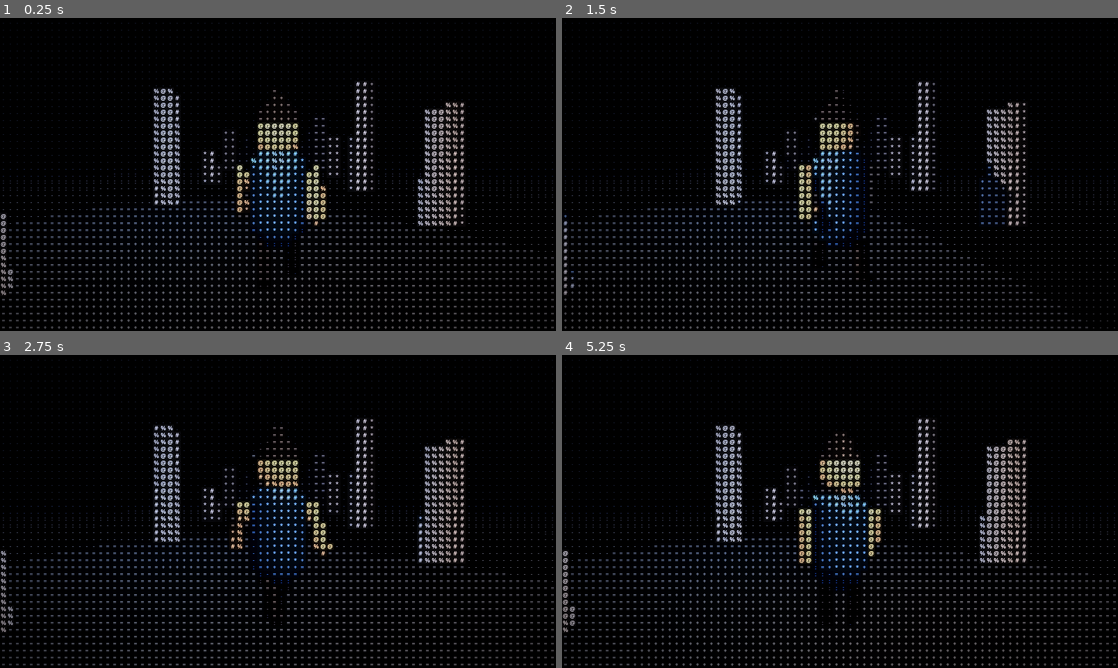
Above: before the commit, frames 1-4 (two rows, left to right).
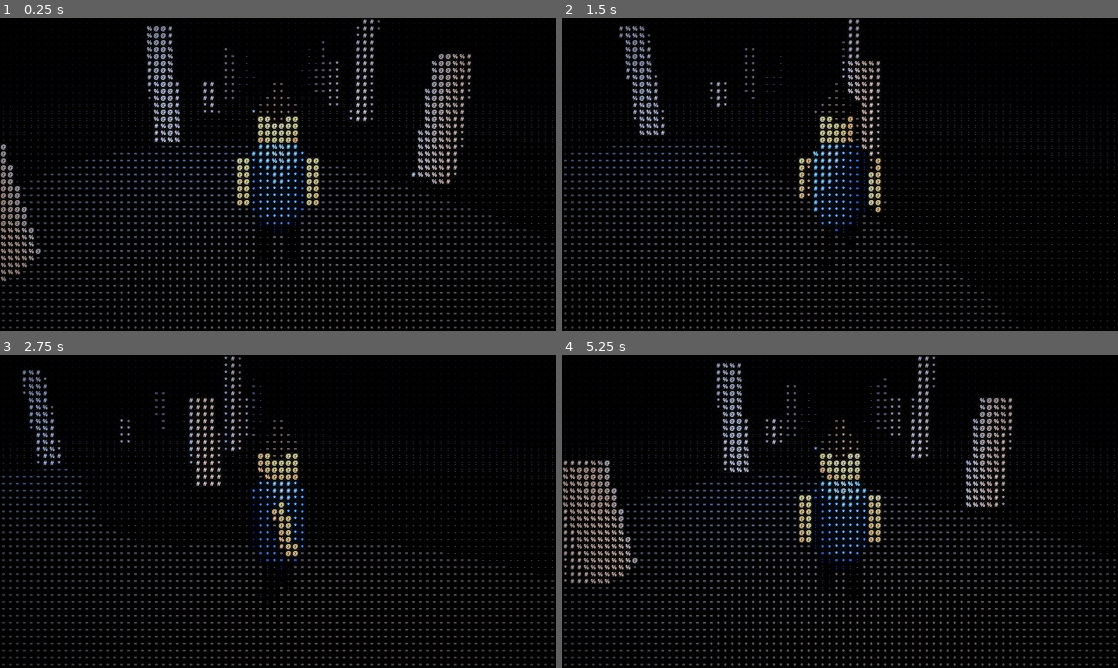
Above: after the commit, the same moments.

Repository: arteick/proxy-test
Game: Godot game, scene res://main.tscn
Two runs of this game, one before a commit and one after it. Both use one fixed random seed, a clock stepped at 60 frames per second and the inputs below.
Inputs (mouse positions are in pixels of both pictures, inside the frame that each line leads up to):
- Up to frame 1 (0.25 s): no input
- Up to frame 2 (1.5 s): move the mouse to (962, 158) at 0.52 s; hold D 0.53-1.28 s; click (962, 158) at 0.67 s; move the mouse to (728, 190) at 1.27 s; hold S from 1.28 s (still down); click (728, 190) at 1.42 s
- Up to frame 3 (2.75 s): move the mouse to (333, 442) at 2.02 s; release S at 2.03 s; hold D from 2.03 s (still down); click (333, 442) at 2.17 s
- Up to frame 4 (5.25 s): move the mouse to (812, 574) at 2.77 s; release D at 2.78 s; hold W 2.78-3.53 s; click (812, 574) at 2.92 s; move the mouse to (1006, 558) at 3.52 s; hold A 3.53-5.03 s; click (1006, 558) at 3.67 s; move the mouse to (673, 464) at 4.27 s; click (673, 464) at 4.42 s; move the mouse to (867, 511) at 5.02 s; hold S from 5.03 s (still down); click (867, 511) at 5.17 s

The runs differ from the first frame. In frame 1, 6.8% of the frame differs, in the area x 0-100%, y 0-100%; in frame 2, 6.9%; in frame 3, 6.7%; in frame 4, 8.9%.

Commit message:
Чат: управление героем WASD и коллизии

Diff:
--- /dev/null
+++ b/godot/scripts/move.gd
@@ -0,0 +1,22 @@
+# Логика движения героя без зависимости от сцены (тестируется headless).
+
+# Вектор желаемого движения по плоскости XZ: wasd — ввод (x вправо, y вперёд), yaw — поворот камеры.
+static func wish_dir(wasd: Vector2, yaw: float) -> Vector3:
+	if wasd == Vector2.ZERO:
+		return Vector3.ZERO
+	var v := wasd.normalized()
+	return Vector3(v.x, 0.0, -v.y).rotated(Vector3.UP, yaw)
+
+# Выталкивает точку из круглых препятствий: Vector3(x, z, радиус).
+static func resolve(pos: Vector3, hero_r: float, colliders: Array) -> Vector3:
+	for c in colliders:
+		var d := Vector2(pos.x - c.x, pos.z - c.y)
+		var min_d: float = c.z + hero_r
+		if d.length() < min_d:
+			d = d.normalized() if d.length() > 0.0001 else Vector2.RIGHT
+			pos.x = c.x + d.x * min_d
+			pos.z = c.y + d.y * min_d
+	return pos
+
+static func step(pos: Vector3, dir: Vector3, speed: float, dt: float, hero_r: float, colliders: Array) -> Vector3:
+	return resolve(pos + dir * speed * dt, hero_r, colliders)
--- a/godot/scripts/world.gd
+++ b/godot/scripts/world.gd
@@ -1,8 +1,15 @@
 extends Node3D
 const Ascii = preload("res://scripts/ascii.gd")
+const Move = preload("res://scripts/move.gd")
 # Сцена целиком в коде: колонны, персонаж, свет, камера и ASCII-постобработка.
 
 const FAR := 60.0
+const SPEED := 5.0
+const HERO_R := 0.45
+
+var colliders: Array = []
+var yaw := 0.0
+var moving := false
 
 var cam: Camera3D
 var key: OmniLight3D
@@ -45,7 +52,10 @@
 		var h := 2.0 + (i % 4) * 1.2
 		var c := CylinderMesh.new()
 		c.top_radius = 0.5; c.bottom_radius = 0.6; c.height = h
-		_mesh(c, stone, Vector3((1 if i % 2 else -1) * 4.5, h / 2.0, -i * 4.5))
+		var cx := (1 if i % 2 else -1) * 4.5
+		var cz := -i * 4.5
+		_mesh(c, stone, Vector3(cx, h / 2.0, cz))
+		colliders.append(Vector3(cx, cz, 0.6))
 
 	_build_hero()
 
@@ -111,12 +121,19 @@
 
 func _process(dt: float) -> void:
 	t += dt
-	var m := get_viewport().get_mouse_position() / Vector2(get_viewport().get_visible_rect().size)
-	var swing := sin(t * 3.0) * 0.6
+	var wasd := Vector2(
+		float(Input.is_key_pressed(KEY_D)) - float(Input.is_key_pressed(KEY_A)),
+		float(Input.is_key_pressed(KEY_W)) - float(Input.is_key_pressed(KEY_S)))
+	var dir := Move.wish_dir(wasd, yaw)
+	moving = dir != Vector3.ZERO
+	if moving:
+		hero.position = Move.step(hero.position, dir, SPEED, dt, HERO_R, colliders)
+		hero.rotation.y = lerp_angle(hero.rotation.y, atan2(-dir.x, -dir.z), minf(1.0, dt * 12.0))
+	var swing := sin(t * 9.0) * 0.6 if moving else 0.0
 	arm_l.rotation.x = swing; arm_r.rotation.x = -swing
 	leg_l.rotation.x = -swing; leg_r.rotation.x = swing
-	hero.position.y = absf(sin(t * 3.0)) * 0.06
-	hero.rotation.y = sin(t * 0.4) * 0.5
-	key.position = Vector3((m.x - 0.5) * 12.0, 1.2 + (1.0 - m.y) * 5.0, 2.0 + sin(t * 0.7))
-	cam.position = Vector3(0, 2.0 * zoom, 4.6 * zoom)
-	cam.look_at(Vector3(0, 1.5, -3))
+	var base := hero.position
+	var m := get_viewport().get_mouse_position() / Vector2(get_viewport().get_visible_rect().size)
+	key.position = base + Vector3((m.x - 0.5) * 12.0, 1.2 + (1.0 - m.y) * 5.0, 2.0 + sin(t * 0.7))
+	cam.position = base + Vector3(0, 2.0 * zoom + 1.0, 4.6 * zoom).rotated(Vector3.UP, yaw)
+	cam.look_at(base + Vector3(0, 1.5, 0))
--- a/godot/tests/run.gd
+++ b/godot/tests/run.gd
@@ -1,5 +1,6 @@
 extends SceneTree
 const Ascii = preload("res://scripts/ascii.gd")
+const Move = preload("res://scripts/move.gd")
 # Запуск: godot --headless --path godot -s tests/run.gd
 
 var fails := 0
@@ -15,4 +16,11 @@
 	check(Ascii.glyph_index(0.5) > Ascii.glyph_index(0.2), "монотонность")
 	check(Ascii.cell_fade(1, 5, 20) == 0.0 and Ascii.cell_fade(50, 5, 20) == 1.0, "затухание: края")
 	check(Ascii.cell_fade(12, 5, 20) > Ascii.cell_fade(8, 5, 20), "затухание растёт с расстоянием")
+	check(Move.wish_dir(Vector2.ZERO, 0.0) == Vector3.ZERO, "движение: нет ввода")
+	check(Move.wish_dir(Vector2(0, 1), 0.0).is_equal_approx(Vector3(0, 0, -1)), "движение: W идёт вперёд (-Z)")
+	check(Move.wish_dir(Vector2(1, 1), 0.0).length() > 0.99 and Move.wish_dir(Vector2(1, 1), 0.0).length() < 1.01, "движение: диагональ нормализована")
+	var wall := [Vector3(0, 0, 1.0)]
+	var p := Move.step(Vector3(0, 0, 3), Vector3(0, 0, -1), 2.0, 1.0, 0.5, wall)
+	check(p.z >= 1.5 - 0.001, "коллизия: не заходит в колонну")
+	check(Move.step(Vector3(5, 0, 5), Vector3(1, 0, 0), 2.0, 0.5, 0.5, wall).x == 6.0, "движение без препятствий")
 	quit(1 if fails else 0)
